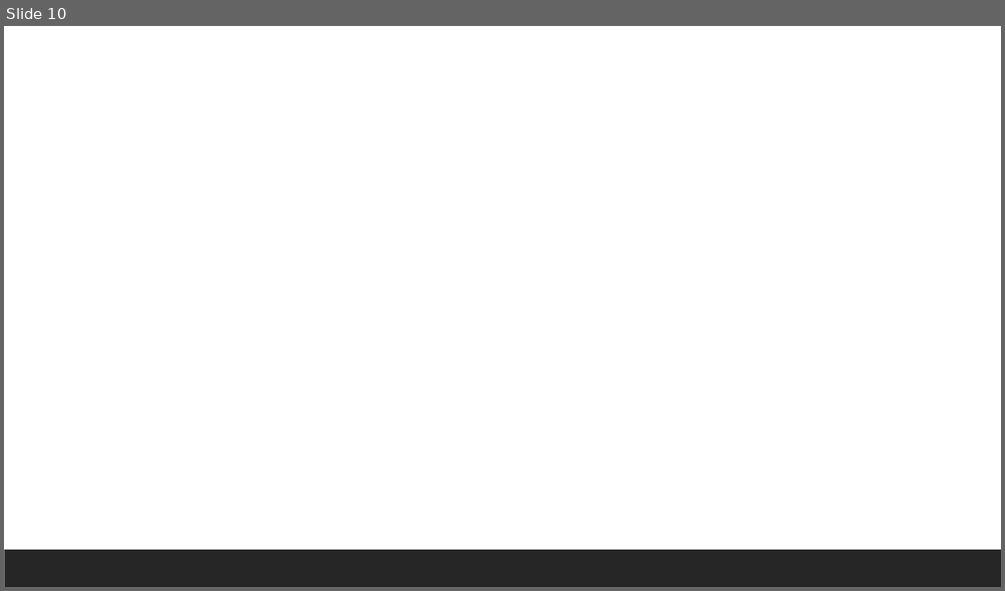
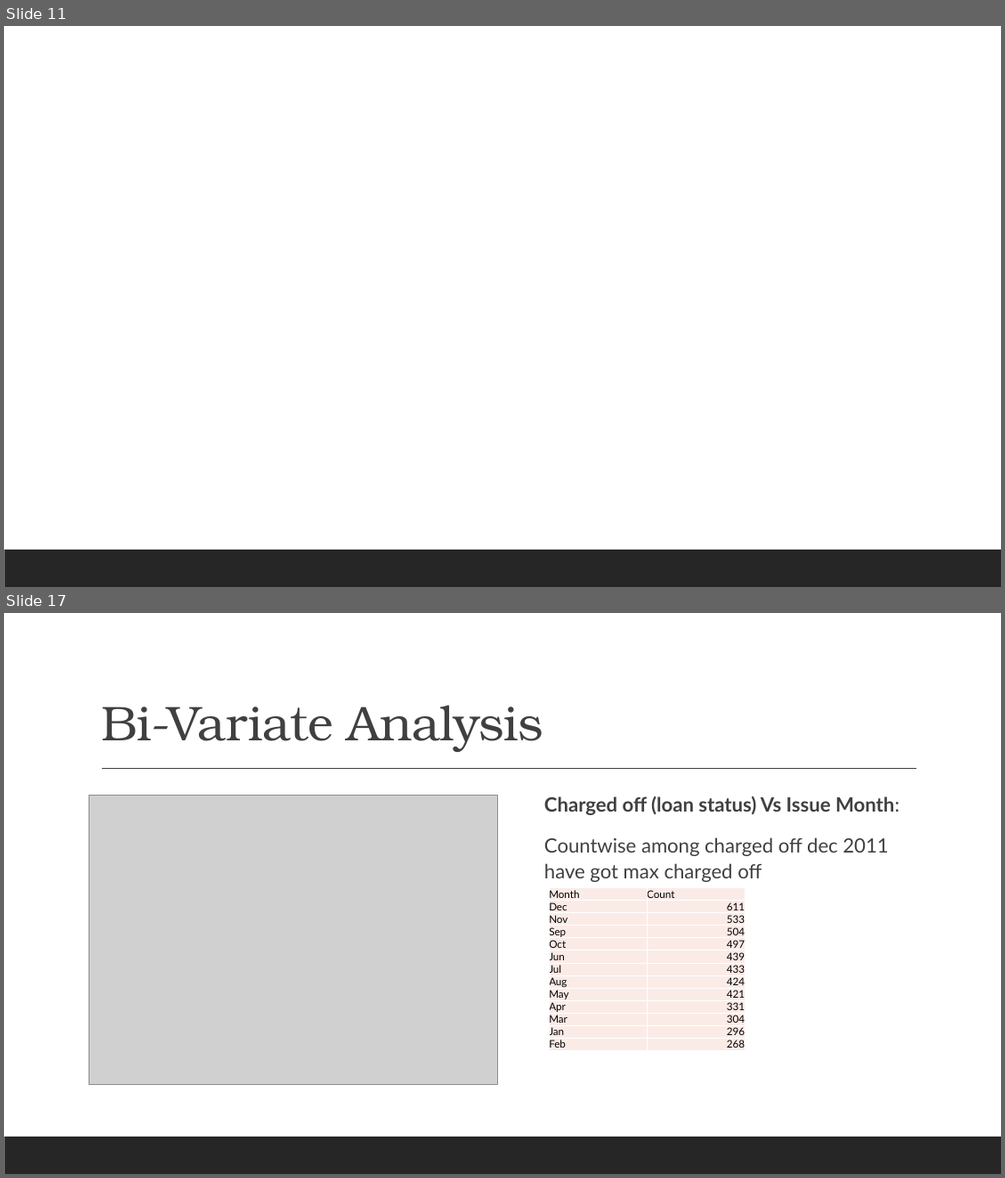
Before and after one commit to shrutich91/LENDING-CLUB-CASE-STUDY, a slide deck: Lending Club Case Study.pptx. Shown one above the other, each under a label of ours: slide 10 before the commit, slides 11 and 17 after it; the slides between them are not shown. The pictures are 1005x591 and 1005x1178 pixels, drawn with LibreOffice and Linux fonts; fonts in the diff are those of the drawing; grey boxes stand for pictures. Boxes give left, top, right and bottom in pixels: in the first picture for what was removed or moved away, otherwise in the second. Text is boxed around its words. In the diff, an @@ line names an element or a change of style, - is before the commit and + after.

Commit message:
Updated Bi-Variate Analysis
Updated Bi-Variate Analysis

```diff
--- a/Lending Club Case Study.pptx
+++ b/Lending Club Case Study.pptx
@@ slide 17 added at [4, 613, 1001, 1174], background #FFFFFF; not listed: 1 template element that a slide beside it also shows @@
@@ title added at [101, 705, 543, 752], 47 pt, text #404040 @@
+Bi-Variate Analysis
@@ line added from (102, 769) to (917, 769), #404040 1 pt @@
@@ picture added at [89, 795, 497, 1085] @@
@@ text added at [544, 796, 899, 882], 19 pt, text #404040 @@
+  Charged off (loan status) Vs Issue Month:
+  Countwise among charged off dec 2011 have got max charged off
@@ table added at [550, 888, 745, 1051], 13 rows, 2 columns @@
+Month | Count
+Dec | 611
+Nov | 533
+Sep | 504
+Oct | 497
+Jun | 439
+Jul | 433
+Aug | 424
+May | 421
+Apr | 331
+Mar | 304
+Jan | 296
+Feb | 268
@@ what was slide 10 is now slide 11 @@
```
Also in this commit, not shown: 18 other slides added, 1 other file.
